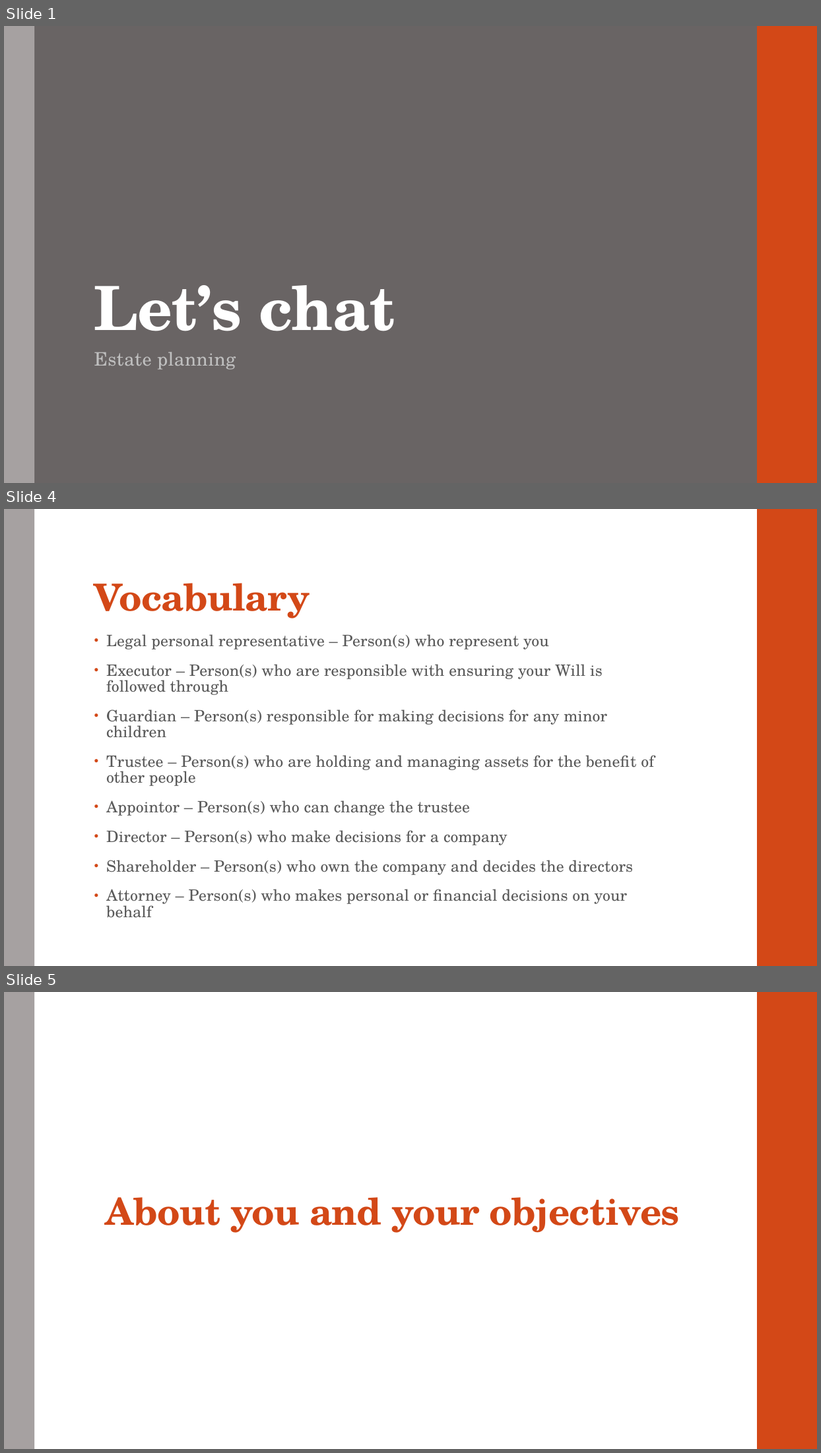
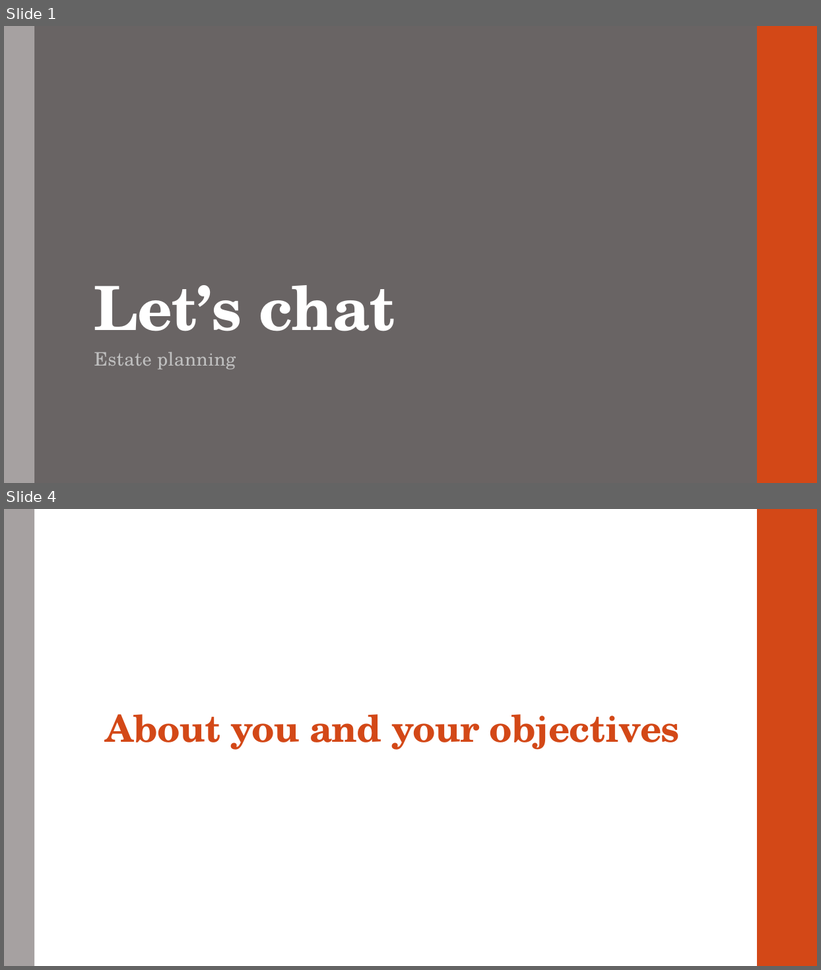
Before and after one commit to dariuschats/dariuschats.github.io, a slide deck: downloadables/other/Estate planning/Estate Planning Meeting Slides.pptx. Shown one above the other, each under a label of ours: slides 1, 4 and 5 before the commit, slides 1 and 4 after it; the slides between them are not shown. The pictures are 821x1453 and 821x970 pixels, drawn with LibreOffice and Linux fonts; fonts in the diff are those of the drawing. Boxes give left, top, right and bottom in pixels: in the first picture for what was removed or moved away, otherwise in the second. Text is boxed around its words. In the diff, an @@ line names an element or a change of style, - is before the commit and + after.

```diff
--- a/downloadables/other/Estate planning/Estate Planning Meeting Slides.pptx
+++ b/downloadables/other/Estate planning/Estate Planning Meeting Slides.pptx
@@ slide 4 removed at box(4, 509, 817, 966), background #FFFFFF; not listed: 2 template elements that a slide beside it also shows @@
@@ title removed at box(94, 583, 310, 619) @@
-Vocabulary
@@ text removed at box(106, 634, 654, 918) @@
-• Legal personal representative – Person(s) who represent you
-• Executor – Person(s) who are responsible with ensuring your Will is followed through
-• Guardian – Person(s) responsible for making decisions for any minor children
-• Trustee – Person(s) who are holding and managing assets for the benefit of other people
-• Appointor – Person(s) who can change the trustee
-• Director – Person(s) who make decisions for a company
-• Shareholder – Person(s) who own the company and decides the directors
-• Attorney – Person(s) who makes personal or financial decisions on your behalf
@@ what was slide 5 is now slide 4 @@
```
Also in this commit, not shown: 4 slides changed, 4 slides added, 1 other slide removed, 1 other file.
